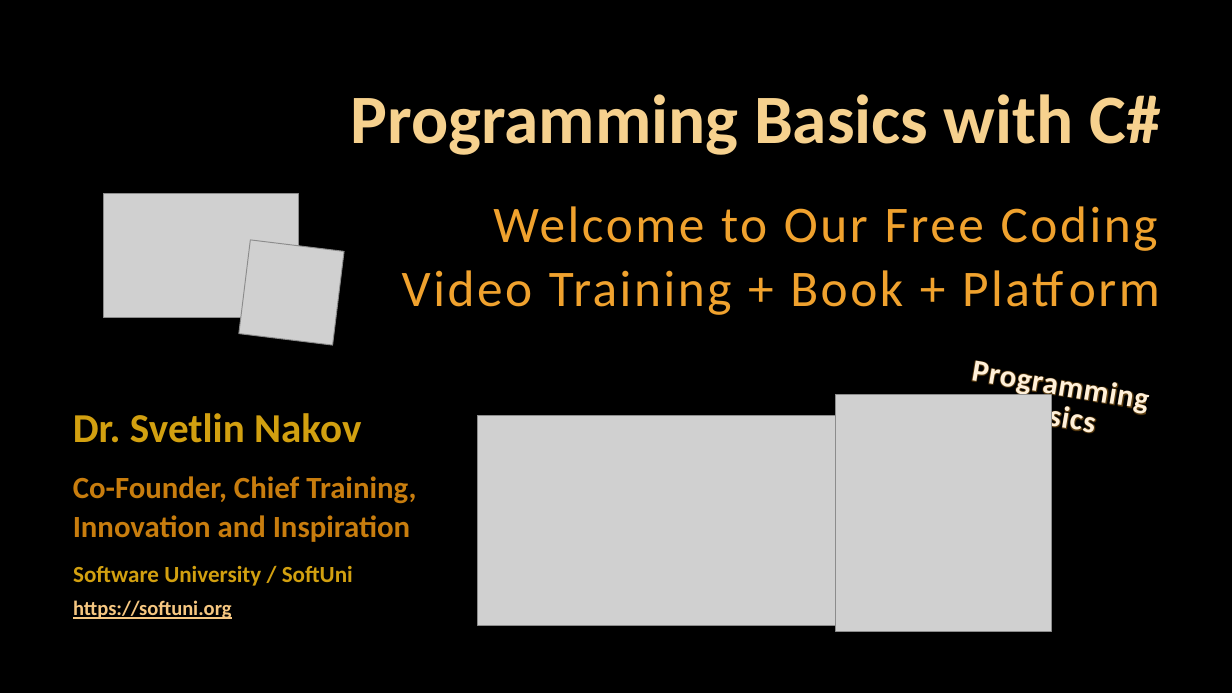
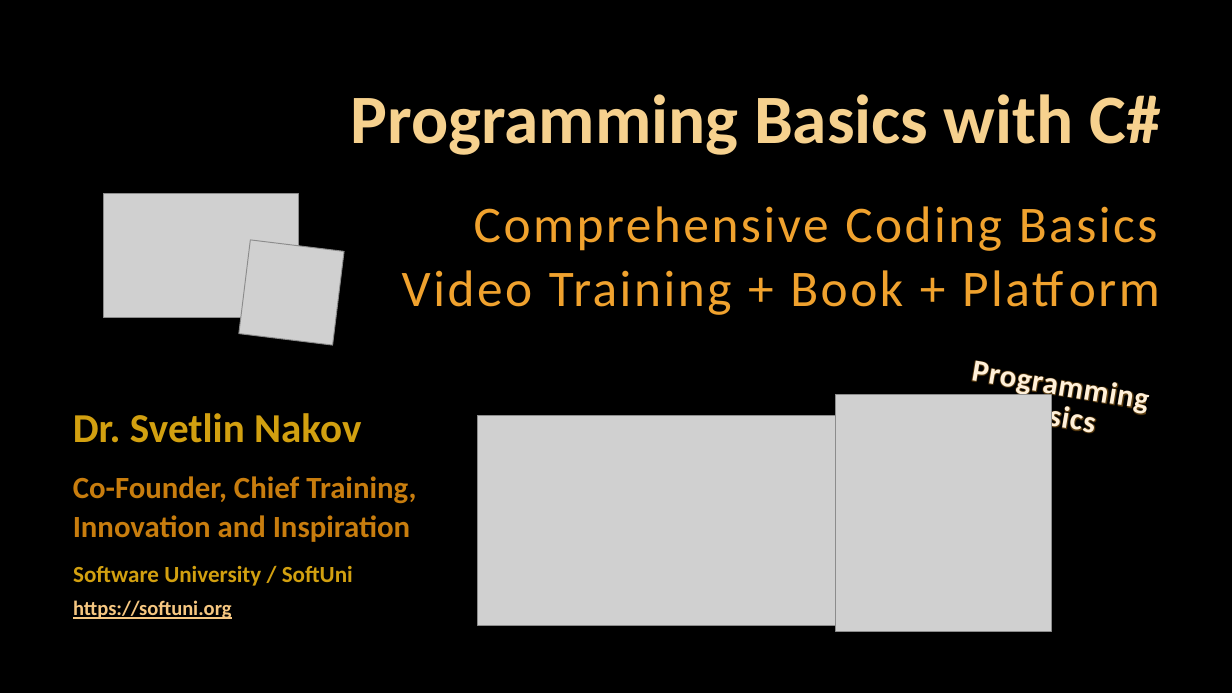
Before and after one commit to SoftUni/Programming-Basics-Resources, a slide deck: slide 1 of Presentation-Slides-CSharp-EN/Chapter-0-Preface/01.Chapter-Overview.pptx. Drawn at 1232x693 pixels with LibreOffice and Linux fonts; fonts in the diff are those of the drawing; grey boxes stand for pictures; background and template pictures are left out. Boxes give left, top, right and bottom in pixels: in the first picture for what was removed or moved away, otherwise in the second. Text is boxed around its words. In the diff, an @@ line names an element or a change of style, - is before the commit and + after.

Commit message:
fixes

```diff
--- a/Presentation-Slides-CSharp-EN/Chapter-0-Preface/01.Chapter-Overview.pptx
+++ b/Presentation-Slides-CSharp-EN/Chapter-0-Preface/01.Chapter-Overview.pptx
@@ subtitle at <box>402,206,1158,315</box>: text changed @@
-Welcome to Our Free Coding
-Video Training + Book + Platform
+Comprehensive Coding Basics
+Video Training + Book + Platform
```
Also in this commit, not shown: 3 other slides changed.
